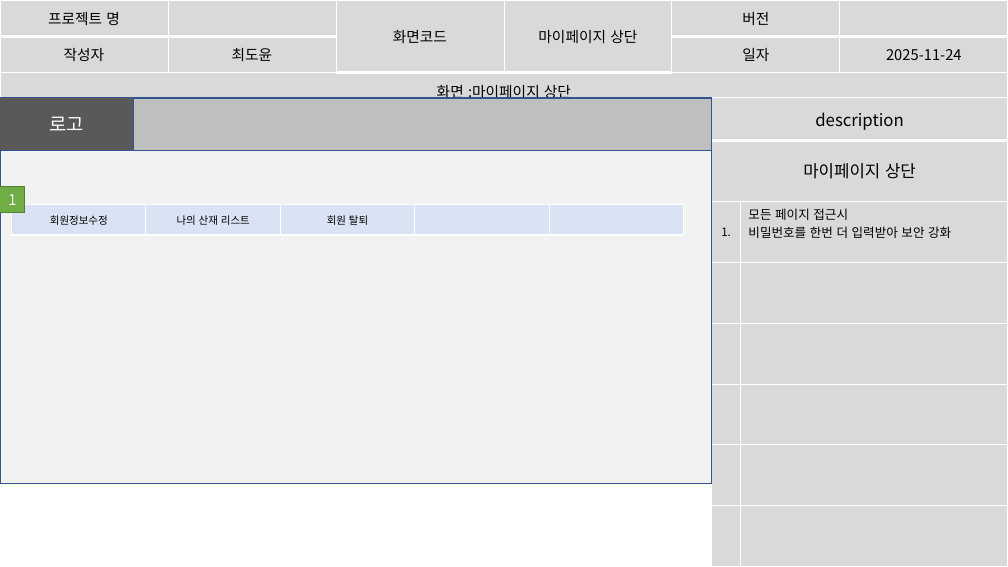
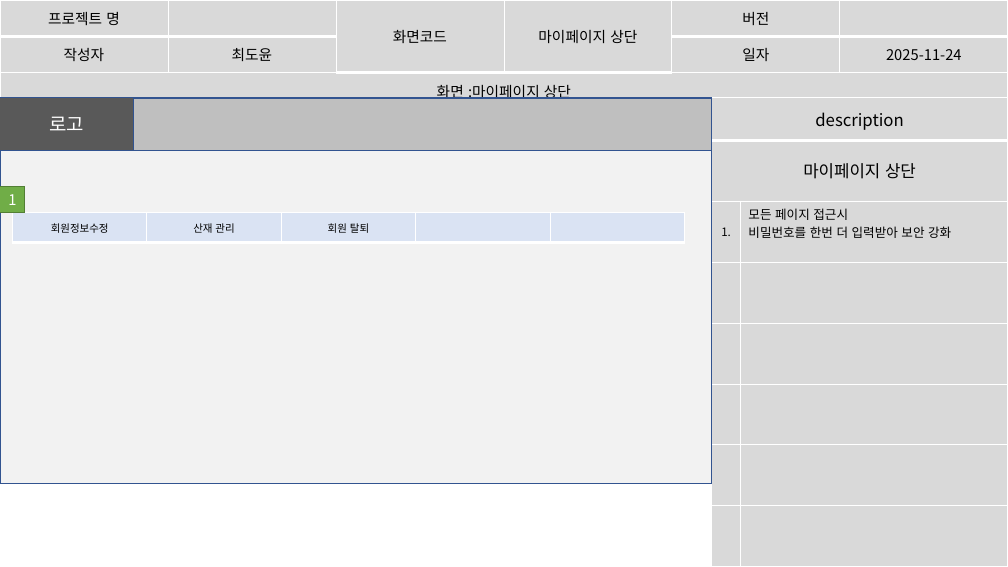
Before and after one commit to imyongchan/source, a slide deck: slide 18 of 종합기획/종합/스토리보드_종합중.pptx (slide 21 before the commit). Drawn at 1008x567 pixels with LibreOffice and Linux fonts; fonts in the diff are those of the drawing. Boxes give left, top, right and bottom in pixels: in the first picture for what was removed or moved away, otherwise in the second. Text is boxed around its words. In the diff, an @@ line names an element or a change of style, - is before the commit and + after.

Commit message:
목차추가, 탭명 변경, 산재리스트 입력 변경

```diff
--- a/종합기획/종합/스토리보드_종합중.pptx
+++ b/종합기획/종합/스토리보드_종합중.pptx
@@ table at (12, 212, 685, 243) @@
-row 1, column 2: 나의 산재 리스트
+row 1, column 2: 산재 관리
@@ table: place and size @@
-table at (11, 204, 684, 235)
+table at (12, 212, 685, 243)
```
Also in this commit, not shown: 10 other slides changed, 1 slide added.
